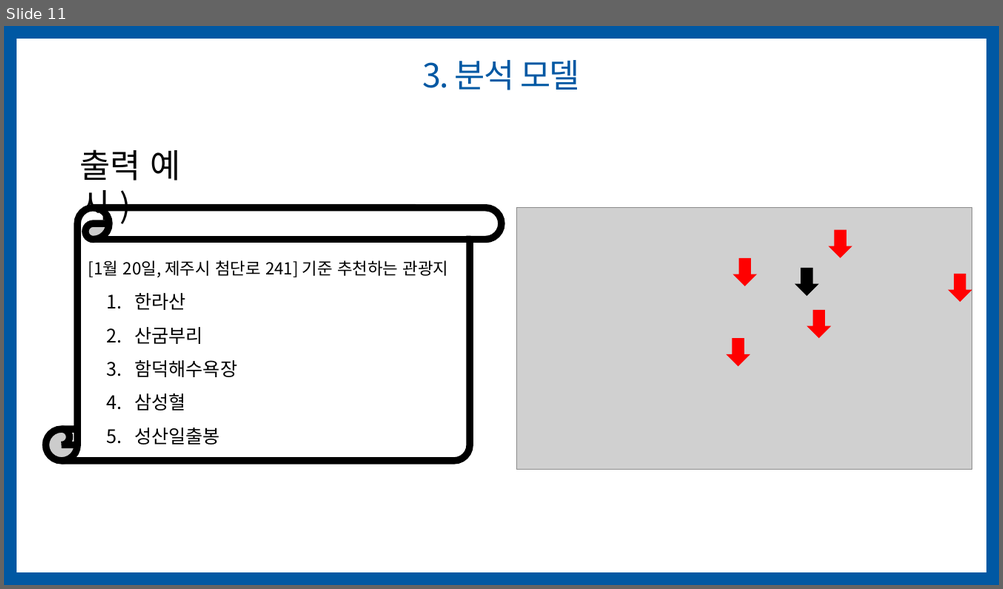
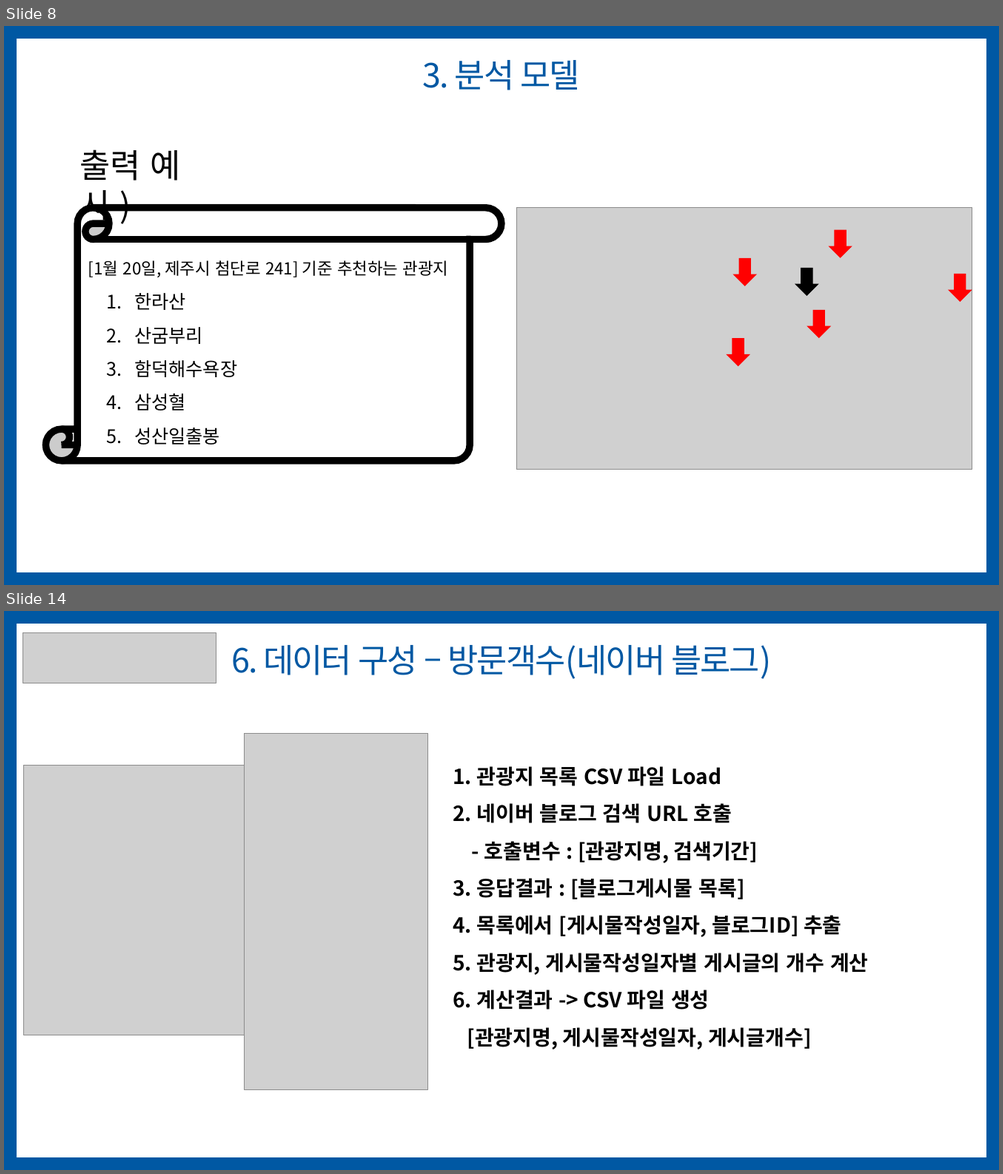
Before and after one commit to jihyeyun00/teamproject_python, a slide deck: 2차 팀프로젝트/6조_날씨-거리-만족도 기반의 제주도 관광지 추천(이현창,김동훈,김호경,윤지혜).pptx. Shown one above the other, each under a label of ours: slide 11 before the commit, slides 8 and 14 after it; the slides between them are not shown. The pictures are 1003x589 and 1003x1174 pixels, drawn with LibreOffice and Linux fonts; fonts in the diff are those of the drawing; grey boxes stand for pictures; background and template pictures are left out. Boxes give left, top, right and bottom in pixels: in the first picture for what was removed or moved away, otherwise in the second. Text is boxed around its words. In the diff, an @@ line names an element or a change of style, - is before the commit and + after.

```diff
--- a/2차 팀프로젝트/6조_날씨-거리-만족도 기반의 제주도 관광지 추천(이현창,김동훈,김호경,윤지혜).pptx
+++ b/2차 팀프로젝트/6조_날씨-거리-만족도 기반의 제주도 관광지 추천(이현창,김동훈,김호경,윤지혜).pptx
@@ slide 14 added at box(4, 611, 999, 1170), background #FFFFFF; not listed: 1 template element that a slide beside it also shows @@
@@ picture added at box(23, 632, 216, 684) @@
@@ title added at box(231, 645, 771, 679), 32 pt, text #0058A3 @@
+6. 데이터 구성 – 방문객수(네이버 블로그)
@@ picture added at box(244, 733, 428, 1090) @@
@@ picture added at box(24, 766, 267, 1036) @@
@@ text added at box(452, 766, 868, 1050), 20 pt, text #000000, bold @@
+1. 관광지 목록 CSV 파일 Load
+2. 네이버 블로그 검색 URL 호출
+- 호출변수 : [관광지명, 검색기간]
+3. 응답결과 : [블로그게시물 목록]
+4. 목록에서 [게시물작성일자, 블로그ID] 추출
+5. 관광지, 게시물작성일자별 게시글의 개수 계산
+6. 계산결과 -> CSV 파일 생성
+[관광지명, 게시물작성일자, 게시글개수]
@@ what was slide 11 is now slide 8 @@
```
Also in this commit, not shown: 6 slides changed, 11 other slides added, 6 slides removed, 13 other files.
